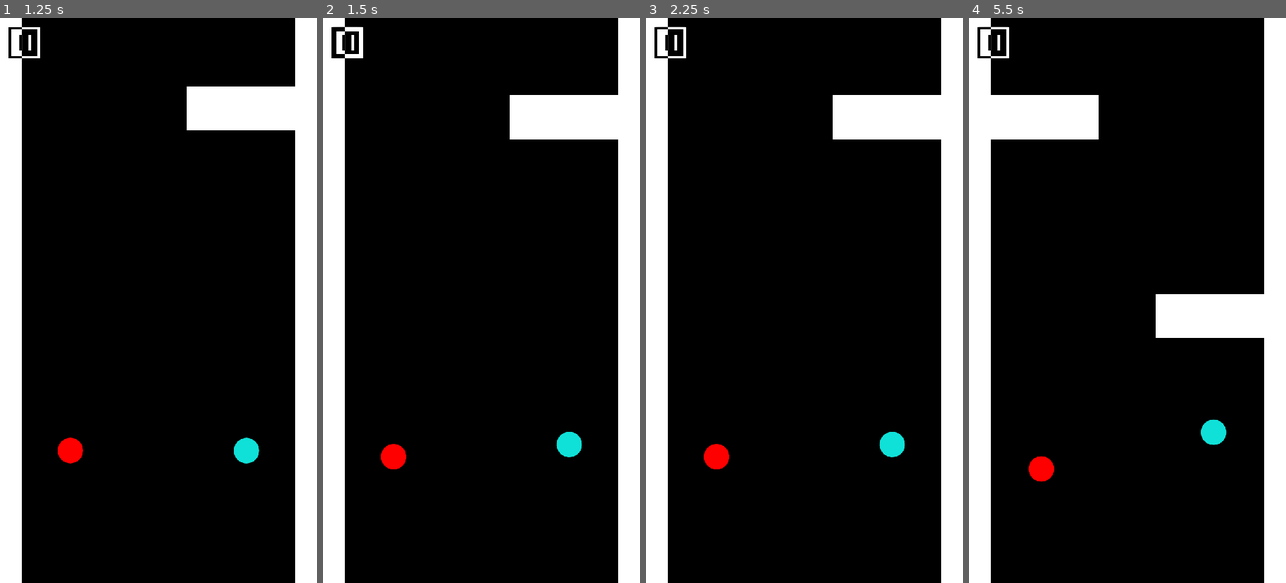
Above: before the commit, frames 1-4 (left to right).
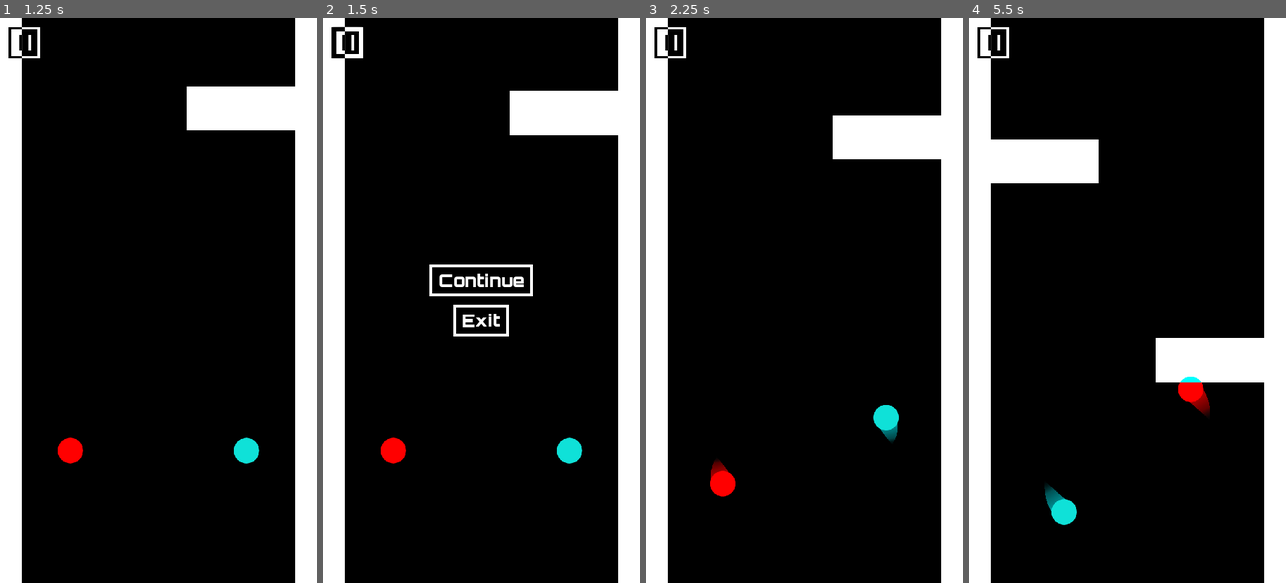
Above: after the commit, the same moments.

Repository: Skunkynator/Orbiteno
Game: Godot game, scene res://menu/title.tscn
Two runs of this game, one before a commit and one after it. Both use one fixed random seed, a clock stepped at 60 frames per second and the inputs below.
Inputs (mouse positions are in pixels of both pictures, inside the frame that each line leads up to):
- Up to frame 1 (1.25 s): click "Play" at 0.5 s
- Up to frame 2 (1.5 s): click "| |" at 1.25 s
- Up to frame 3 (2.25 s): click (804, 277) at 2 s, where only the run after the commit has a clickable "Continue"
- Up to frame 4 (5.5 s): click "| |" at 2.75 s; click (1127, 277) at 3.5 s, where only the run after the commit has a clickable "Continue"; click "| |" at 4.25 s; click (1127, 277) at 5 s, where only the run after the commit has a clickable "Continue"

Frame 1 is identical in both runs. In frame 2, 2.1% of the frame differs, in the area x 18-94%, y 12-80%; in frame 3, 3.7%; in frame 4, 12%, in the area x 2-94%, y 1-90%.

Commit message:
Add pause menu

Diff:
--- a/menu/game_ui.tscn
+++ b/menu/game_ui.tscn
@@ -1,6 +1,7 @@
-[gd_scene load_steps=6 format=2]
+[gd_scene load_steps=7 format=2]
 
 [ext_resource path="res://player/Player.tscn" type="PackedScene" id=1]
+[ext_resource path="res://menu/pause.tscn" type="PackedScene" id=2]
 [ext_resource path="res://level_base/negate_text.gdshader" type="Shader" id=3]
 [ext_resource path="res://menu/main.tres" type="Theme" id=4]
 [ext_resource path="res://menu/level_controller.gd" type="Script" id=5]
@@ -29,12 +30,16 @@
 [node name="Player" parent="ViewportContainer/Viewport" instance=ExtResource( 1 )]
 position = Vector2( 360, 980 )
 
+[node name="PauseMenu" parent="." instance=ExtResource( 2 )]
+visible = false
+
 [node name="PauseBtn" type="Button" parent="."]
 use_parent_material = true
 margin_left = 20.0
 margin_top = 20.0
 margin_right = 91.0
 margin_bottom = 90.0
+action_mode = 0
 text = "| |"
 
 [connection signal="pressed" from="PauseBtn" to="." method="pause"]
--- a/menu/level_controller.gd
+++ b/menu/level_controller.gd
@@ -11,6 +11,7 @@
 
 func pause() -> void:
 	get_tree().paused = !get_tree().paused
+	$PauseMenu.visible = !$PauseMenu.visible
 
 
 func load_level(level : LevelInfo):
--- a/menu/pause.tscn
+++ b/menu/pause.tscn
@@ -1,5 +1,53 @@
-[gd_scene format=2]
+[gd_scene load_steps=3 format=2]
+
+[ext_resource path="res://menu/main.tres" type="Theme" id=1]
+
+[sub_resource type="GDScript" id=1]
+script/source = "extends Node
+
+
+func _on_continue_pressed() -> void:
+	get_parent().visible = false
+	get_tree().paused = false
+
+
+func _on_exit_pressed() -> void:
+	GameController.load_main()
+"
 
 [node name="Control" type="Control"]
+pause_mode = 2
+use_parent_material = true
 anchor_right = 1.0
 anchor_bottom = 1.0
+theme = ExtResource( 1 )
+
+[node name="VBoxContainer" type="VBoxContainer" parent="."]
+use_parent_material = true
+anchor_left = 0.2
+anchor_top = 0.1
+anchor_right = 0.8
+anchor_bottom = 0.9
+alignment = 1
+script = SubResource( 1 )
+
+[node name="Button" type="Button" parent="VBoxContainer"]
+use_parent_material = true
+margin_left = 96.0
+margin_top = 432.0
+margin_right = 336.0
+margin_bottom = 502.0
+size_flags_horizontal = 4
+text = "Continue"
+
+[node name="Button2" type="Button" parent="VBoxContainer"]
+use_parent_material = true
+margin_left = 152.0
+margin_top = 522.0
+margin_right = 279.0
+margin_bottom = 592.0
+size_flags_horizontal = 4
+text = "Exit"
+
+[connection signal="pressed" from="VBoxContainer/Button" to="VBoxContainer" method="_on_continue_pressed"]
+[connection signal="pressed" from="VBoxContainer/Button2" to="VBoxContainer" method="_on_exit_pressed"]
